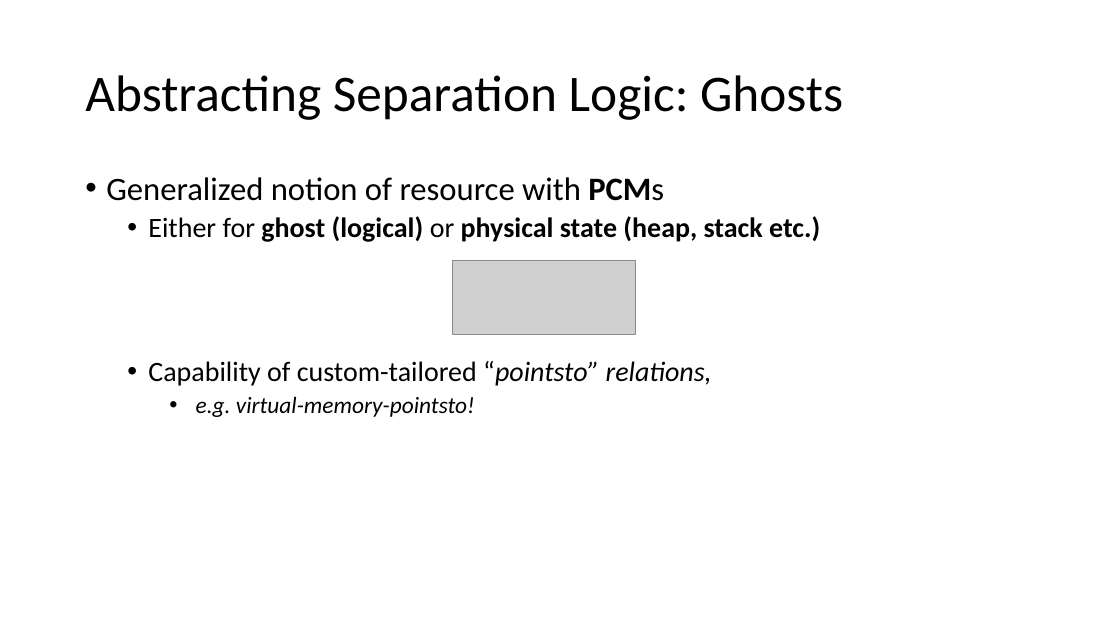
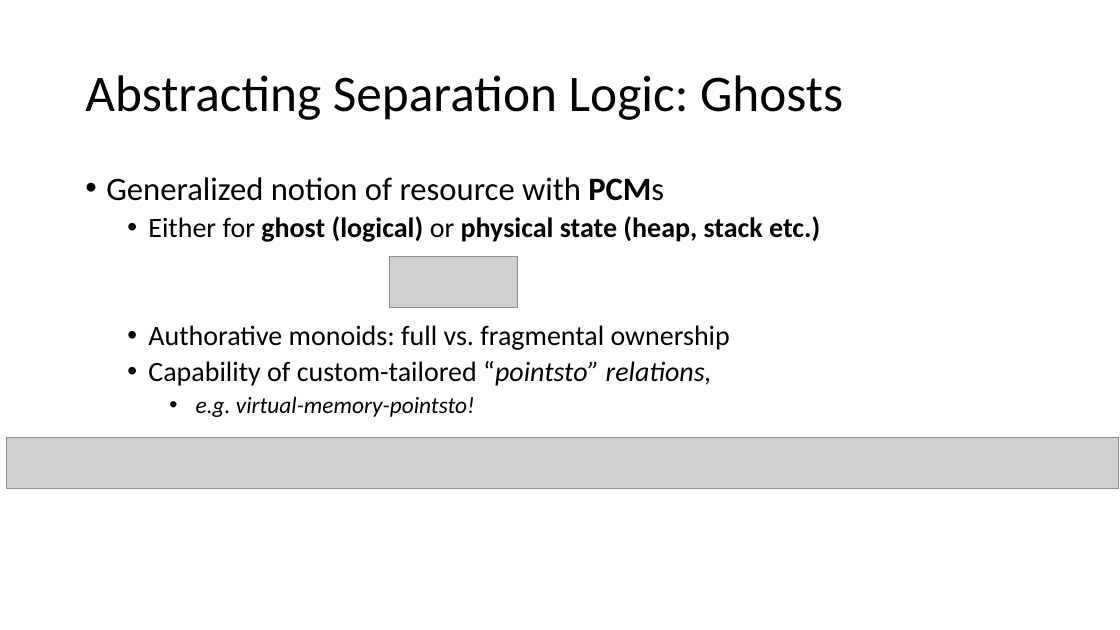
Before and after one commit to Contingent-Systems/modal_abstractions_presentations, a slide deck: slide 8 of thesis_proposal/proposal.pptx. Drawn at 1120x630 pixels with LibreOffice and Linux fonts; fonts in the diff are those of the drawing; grey boxes stand for pictures. Boxes give left, top, right and bottom in pixels: in the first picture for what was removed or moved away, otherwise in the second. Text is boxed around its words. In the diff, an @@ line names an element or a change of style, - is before the commit and + after.

```diff
--- a/thesis_proposal/proposal.pptx
+++ b/thesis_proposal/proposal.pptx
@@ picture: place and size @@
-picture at box(452, 261, 635, 334)
+picture at box(390, 256, 518, 308)
@@ text at box(148, 325, 730, 350): paragraph added @@
+  • Authorative monoids: full vs. fragmental ownership
@@ picture added at box(7, 438, 1118, 489) @@
```
Also in this commit, not shown: 8 other slides changed.
